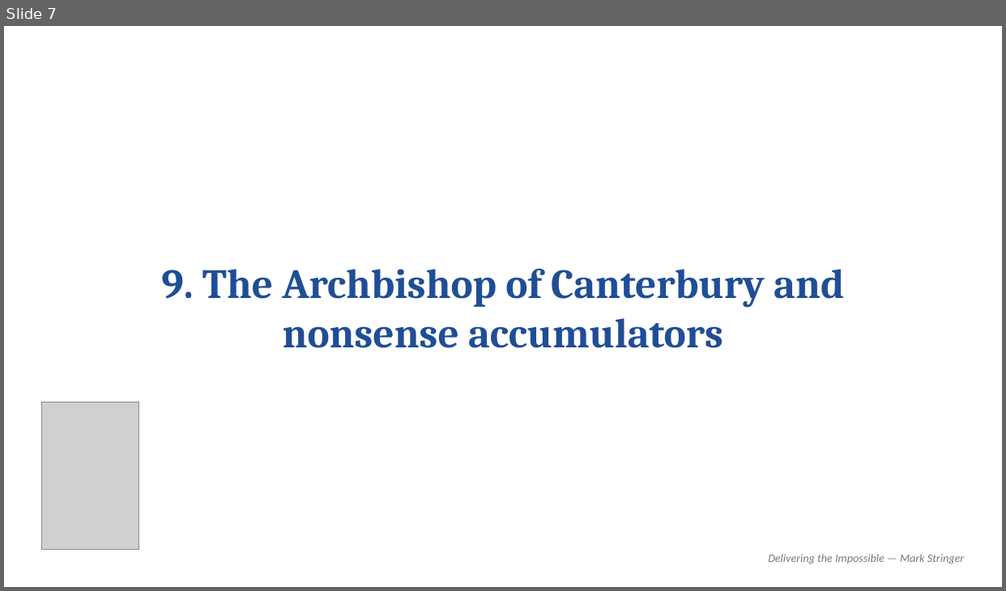
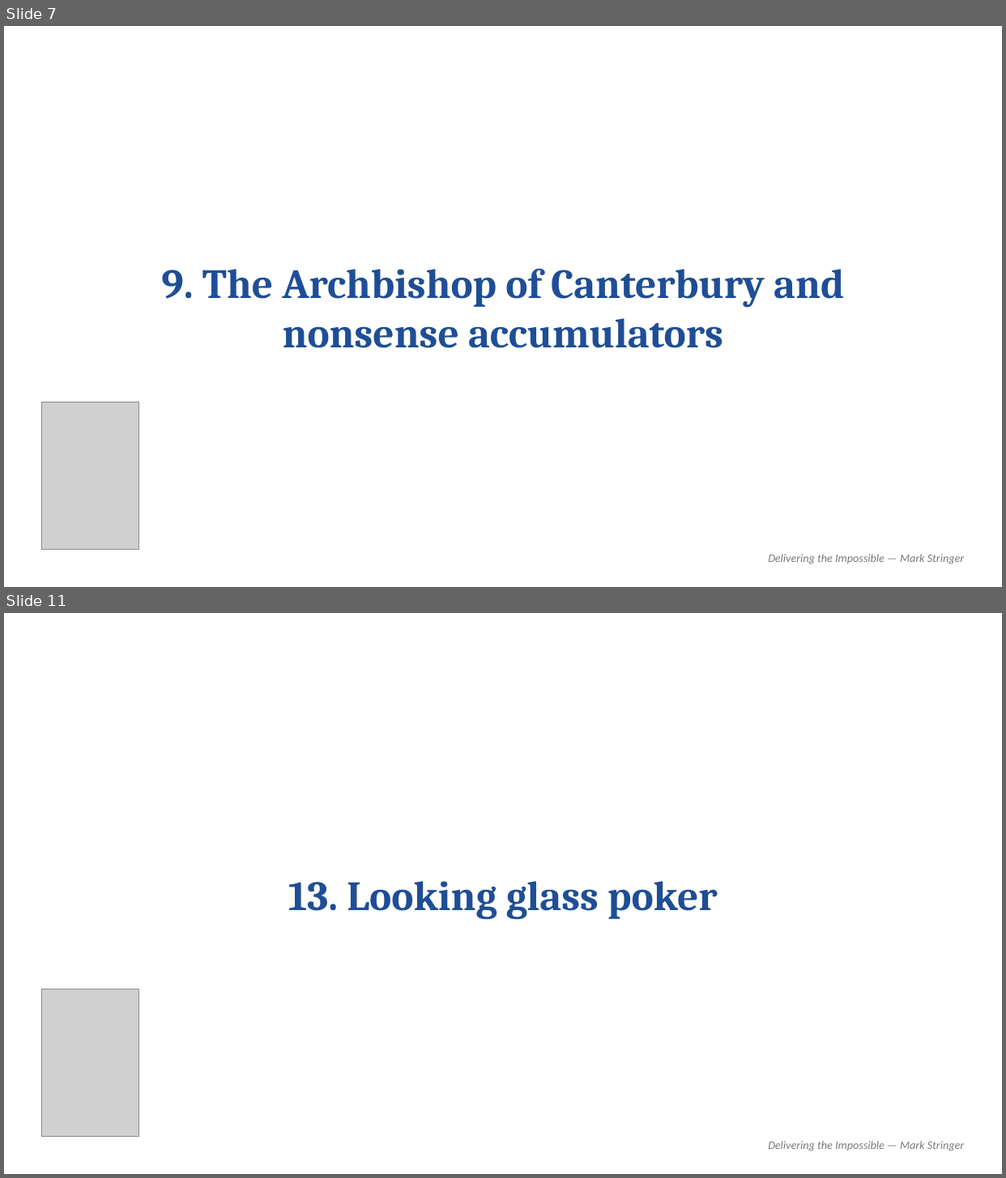
Before and after one commit to MarkStringer/MarketingControlPlane, a slide deck: templates/book-cover-slide-template.pptx. Shown one above the other, each under a label of ours: slide 7 before the commit, slides 7 and 11 after it; the slides between them are not shown. The pictures are 1006x591 and 1006x1178 pixels, drawn with LibreOffice and Linux fonts; fonts in the diff are those of the drawing; grey boxes stand for pictures. Boxes give left, top, right and bottom in pixels: in the first picture for what was removed or moved away, otherwise in the second. Text is boxed around its words. In the diff, an @@ line names an element or a change of style, - is before the commit and + after.

```diff
--- a/templates/book-cover-slide-template.pptx
+++ b/templates/book-cover-slide-template.pptx
@@ slide 11 added at (x1=4, y1=613, x2=1002, y2=1174), background #FFFFFF @@
@@ text added at (x1=288, y1=881, x2=717, y2=919), 40 pt, text #1F4E96, bold @@
+13. Looking glass poker
@@ picture added at (x1=41, y1=990, x2=138, y2=1137) @@
@@ text added at (x1=768, y1=1141, x2=964, y2=1152), 11 pt, text #7A7A7A, italic @@
+Delivering the Impossible — Mark Stringer
```
Also in this commit, not shown: 3 other slides added.
